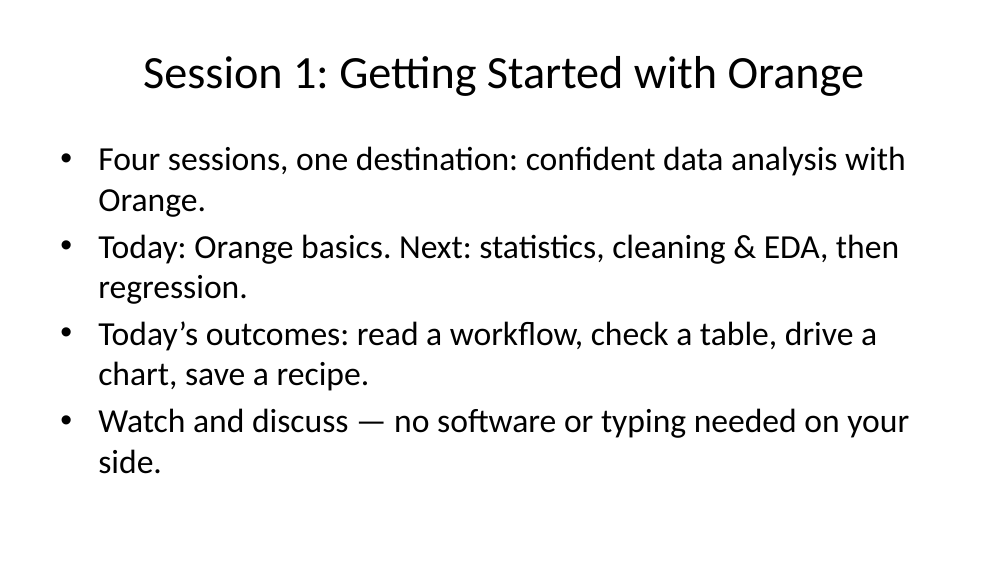
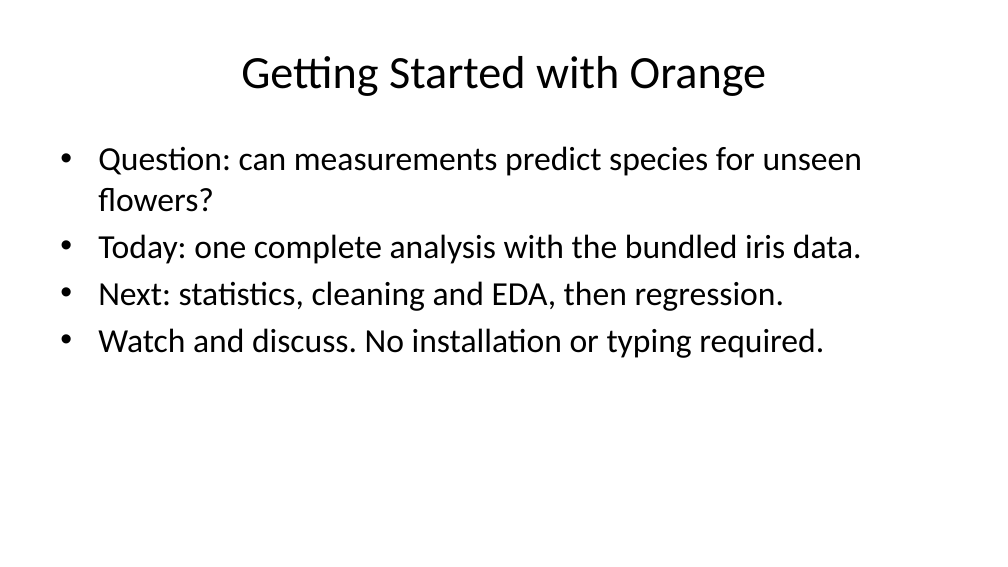
Before and after one commit to ARGF0RCE/orange-data-analysis-sessions, a slide deck: slide 1 of getting_started/getting_started.pptx. Drawn at 1008x567 pixels with LibreOffice and Linux fonts; fonts in the diff are those of the drawing. Boxes give left, top, right and bottom in pixels: in the first picture for what was removed or moved away, otherwise in the second. Text is boxed around its words. In the diff, an @@ line names an element or a change of style, - is before the commit and + after.

Commit message:
Expand session workflows with end-to-end ML guides

```diff
--- a/getting_started/getting_started.pptx
+++ b/getting_started/getting_started.pptx
@@ title at [241, 56, 766, 96]: text changed @@
-Session 1: Getting Started with Orange
+Getting Started with Orange
@@ text at [98, 146, 862, 358]: text changed @@
-• Four sessions, one destination: confident data analysis with Orange.
-• Today: Orange basics. Next: statistics, cleaning & EDA, then regression.
-• Today’s outcomes: read a workflow, check a table, drive a chart, save a recipe.
-• Watch and discuss — no software or typing needed on your side.
+• Question: can measurements predict species for unseen flowers?
+• Today: one complete analysis with the bundled iris data.
+• Next: statistics, cleaning and EDA, then regression.
+• Watch and discuss. No installation or typing required.
```
Also in this commit, not shown: 4 other slides changed, 2 slides added, 2 slides removed, 19 other files.
